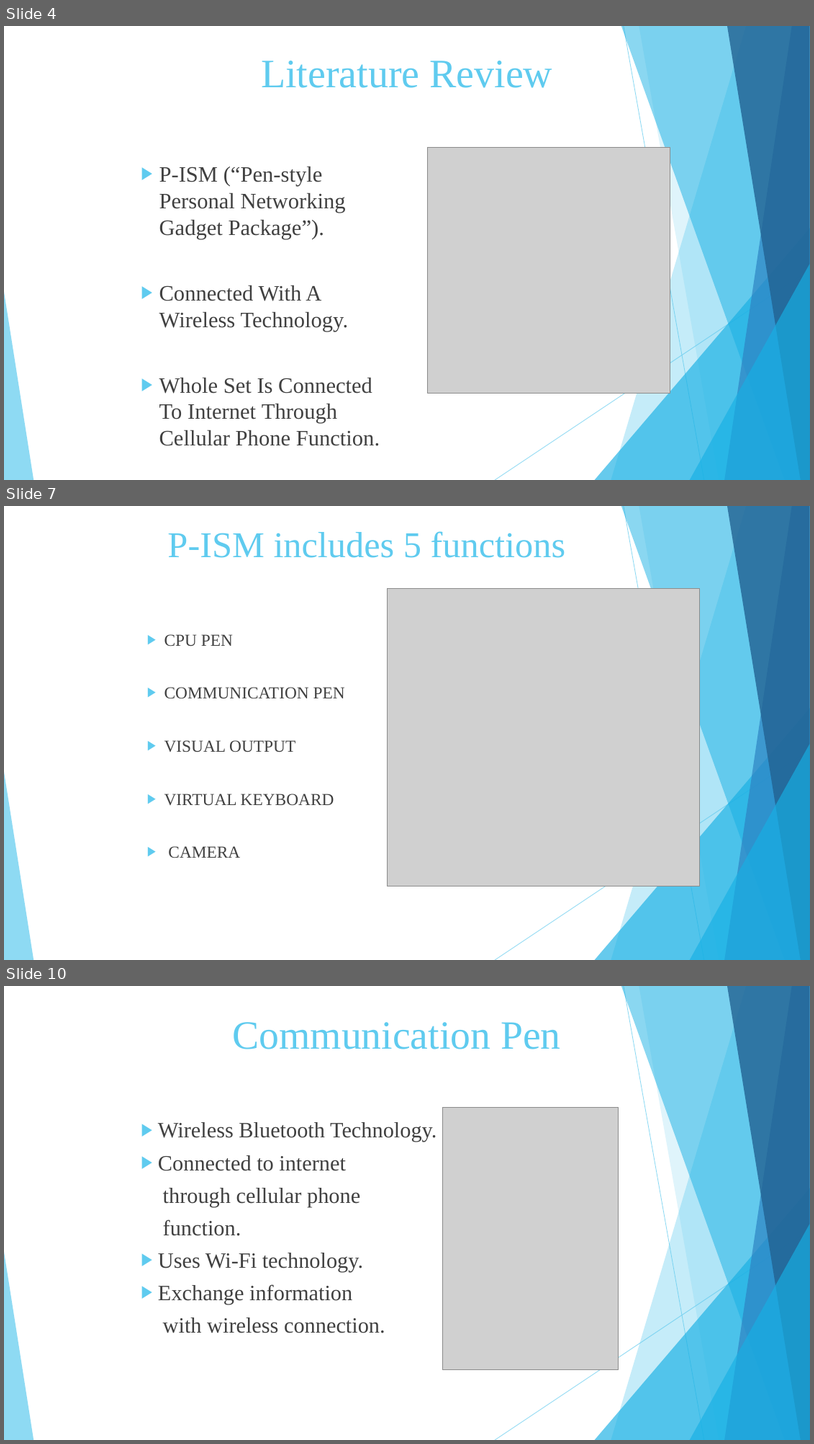
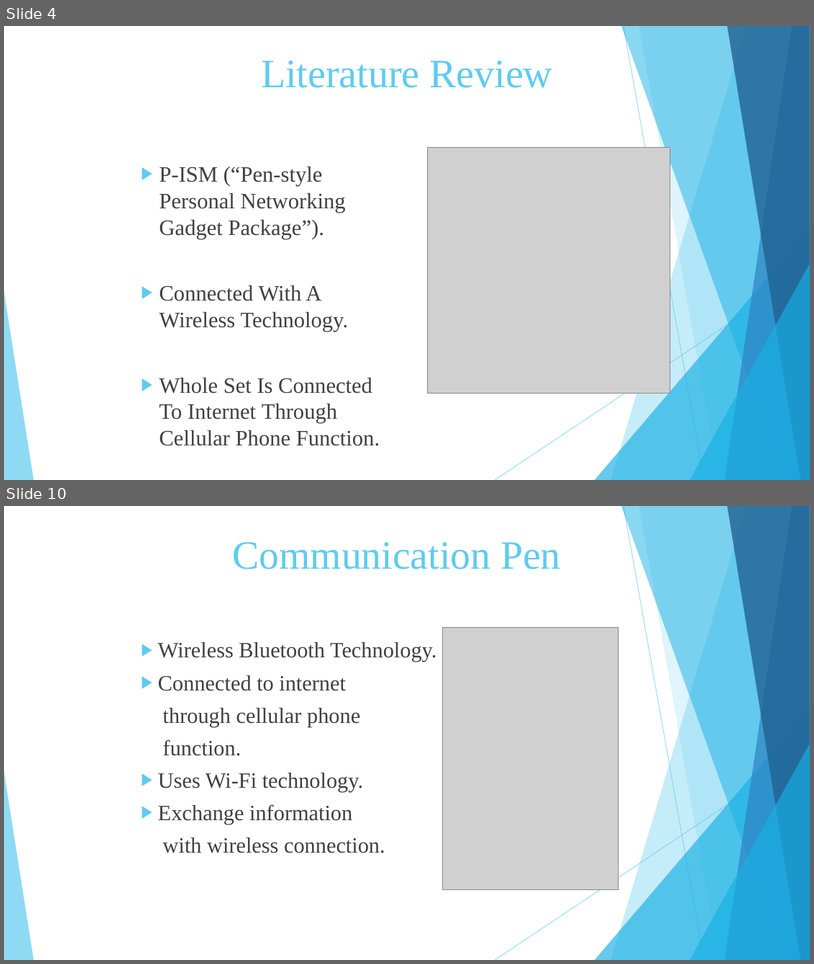
Before and after one commit to Vaibhav-Dharmik/project_reports_final_yr, a slide deck: final_submission_ppt.pptx. Shown one above the other, each under a label of ours: slides 4, 7 and 10 before the commit, slides 4 and 10 after it; the slides between them are not shown. The pictures are 814x1444 and 814x964 pixels, drawn with LibreOffice and Linux fonts; fonts in the diff are those of the drawing; grey boxes stand for pictures. Boxes give left, top, right and bottom in pixels: in the first picture for what was removed or moved away, otherwise in the second. Text is boxed around its words. In the diff, an @@ line names an element or a change of style, - is before the commit and + after.

```diff
--- a/final_submission_ppt.pptx
+++ b/final_submission_ppt.pptx
@@ slide 7 removed at <box>4,506,810,960</box>, background #FFFFFF; not listed: 10 template elements that a slide beside it also shows @@
@@ title removed at <box>167,531,566,558</box> @@
-P-ISM includes 5 functions
@@ picture removed at <box>387,588,700,886</box> @@
@@ text removed at <box>165,634,345,857</box> @@
-▶ CPU PEN
-▶ COMMUNICATION PEN
-▶ VISUAL OUTPUT
-▶ VIRTUAL KEYBOARD
-▶ CAMERA
```
Also in this commit, not shown: 5 slides added, 4 other slides removed, 1 other file.
